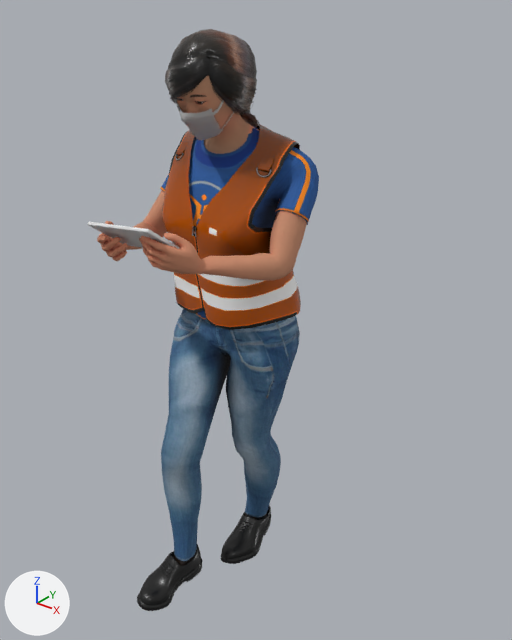
One commit to the FBX model Assets/HumanWorker/Meshes/Model.fbx: the scene before it, then after it.
One viewpoint serves both versions: a camera (50 mm lens) standing at (1.278, -1.447, 1.846) and looking at (0.084, 0.046, 0.921). Lighting does not change. The marker at lower left points along +X, +Y and +Z. The older version comes first. Vertices at exactly the same position are counted once.

Names of what the first picture shows: 'AsianWoman_Mesh'.
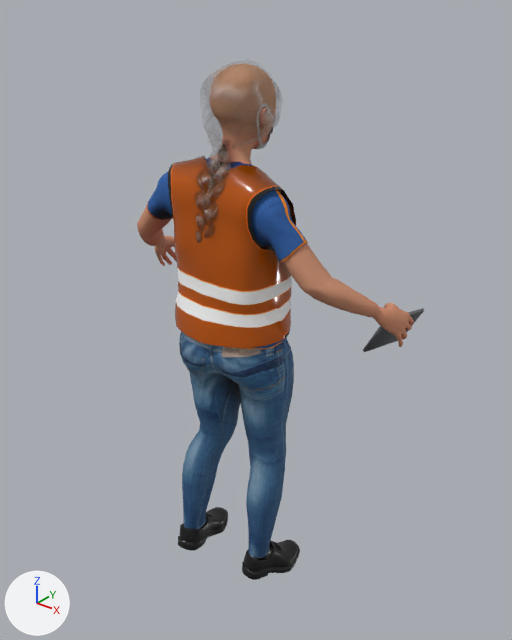
What changed in the scene script:
```text
Change img_hair_base_color_png:
    img_hair_base_color_png: load_image('Hair_base_color.png', '../Textures/Hair_base_color.png', 2048, 2048, 'sRGB') -> load_image('Hair_base_color.png', '../Textures/Hair_base_color.png', 2048, 2048, 'Non-Color')
Add img_tablet_base_color_png:
    img_tablet_base_color_png = load_image('Tablet_base_color.png', '../Textures/Tablet_base_color.png', 2048, 2048, 'sRGB')
Change mat_hair:
    add n6 = _N.new('ShaderNodeTexImage'); n6.name = 'Image Texture.002'
    add n6.image = img_hair_base_color_png
    where n0 = _N.new('ShaderNodeBsdfPrincipled'); n0.name = 'Principled BSDF'
    add _L.new(n6.outputs[0], n0.inputs[4])  # 'Color' to 'Alpha'
Change mat_tablet:
    where n2 = _N.new('ShaderNodeTexImage'); n2.name = 'Image Texture'
    where n0 = _N.new('ShaderNodeBsdfPrincipled'); n0.name = 'Principled BSDF'
    remove _L.new(n2.outputs[0], n0.inputs[1])  # 'Color' to 'Metallic'
    n2.image: img_tablet_tablet_metallicsmoothness_png -> img_tablet_base_color_png
    add n3 = _N.new('ShaderNodeTexImage'); n3.name = 'Image Texture.001'
    add n3.image = img_tablet_tablet_metallicsmoothness_png
    add _L.new(n2.outputs[0], n0.inputs[0])  # 'Color' to 'Base Color'
    add _L.new(n3.outputs[0], n0.inputs[1])  # 'Color' to 'Metallic'
Change me_mesh:
    used by ob_asianwoman_mesh; location = (0.001, -0.163, 0.632); rotation_euler = (1.571, 0.0, 0.0), in degrees (90, 0, 0); scale = (0.01, 0.01, 0.01)
    remove me_mesh.from_pydata(...)  # 19726 vertices, 35208 faces; spans x -26.0..27.0, y -63.0..110.0, z -36.0..25.0
    add me_mesh.from_pydata(...)  # 19774 vertices, 35208 faces; spans x -1422.0..3539.0, y -5039.0..4281.0, z -73.0..16510.0
    me_mesh part 1: the loose piece of 40 vertices spanning x 15.0..18.0, y 76.0..80.0, z -17.0..-13.0 is multiplied about its middle by the matrix ((-2.172, -4.818, 93.353), (93.1, -4.821, 3.832), (5.124, 93.935, 5.046)), then moved by (221.0, 933.0, 13440.0)
    me_mesh part 2: the loose piece of 40 vertices spanning x -14.0..-11.0, y 76.0..80.0, z -16.0..-12.0 is multiplied about its middle by the matrix ((0.604, 0.807, 94.229), (95.324, -3.439, 0.887), (4.891, 94.462, -0.111)), then moved by (461.0, -1791.0, 13303.0)
    me_mesh part 3: 104 loose pieces with 19155 vertices, spanning x -26.0..27.0, y -63.0..110.0, z -36.0..25.0, are deleted
    me_mesh part 4: 19203 vertices added at x -1422.0..3539.0, y -5039.0..4281.0, z -73.0..16510.0
    other edits to the shape of me_mesh do not show in these pictures
Change ob_asianwoman_mesh:
    ob_asianwoman_mesh.location: (0.001, -0.163, 0.632) -> (0.0, 0.0, 0.0)
    ob_asianwoman_mesh.rotation_euler: (1.571, 0.0, 0.0) -> (0.0, 0.0, 1.571)  # degrees (90, 0, 0) -> degrees (0, 0, 90)
    ob_asianwoman_mesh.scale: (0.01, 0.01, 0.01) -> (0.0001, 0.0001, 0.0001)
```

What differs and where, as boxes [x1, y1, x2, y2] in the pictures (512 x 640 px; the box of a moved part takes in the faces that stretch with it):
'AsianWoman_Mesh', surface changed, reshaped, moved, turned, rescaled: before [88, 29, 319, 611]; after [137, 64, 424, 580]
part 1 of me_mesh, moved or reshaped (not visible afterwards): before [258, 156, 274, 172]
part 2 of me_mesh, moved or reshaped (not visible afterwards): before [176, 142, 188, 155]
part 3 of me_mesh, deleted: before [88, 29, 319, 611]
part 4 of me_mesh, added: after [137, 64, 424, 580]
